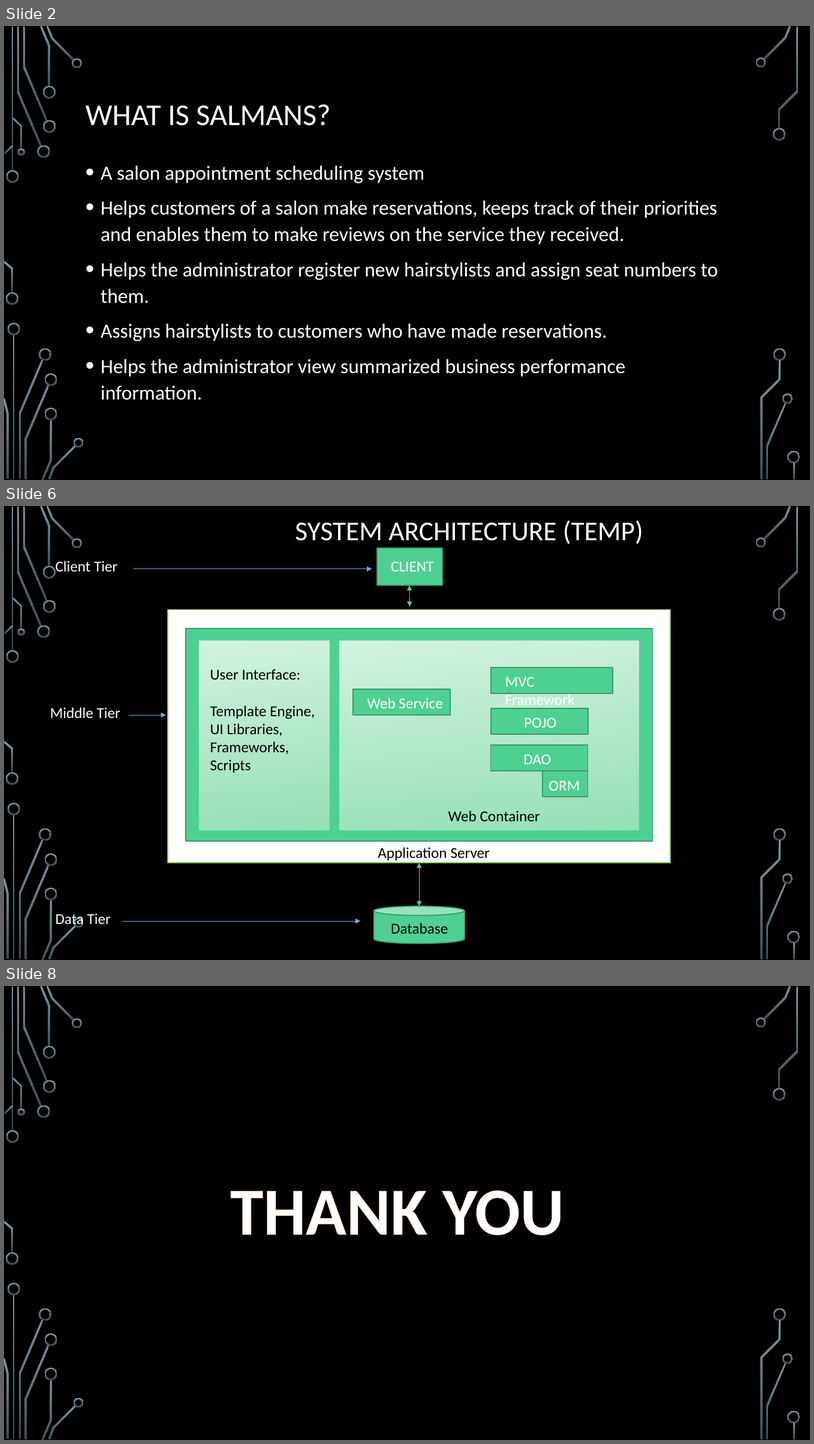
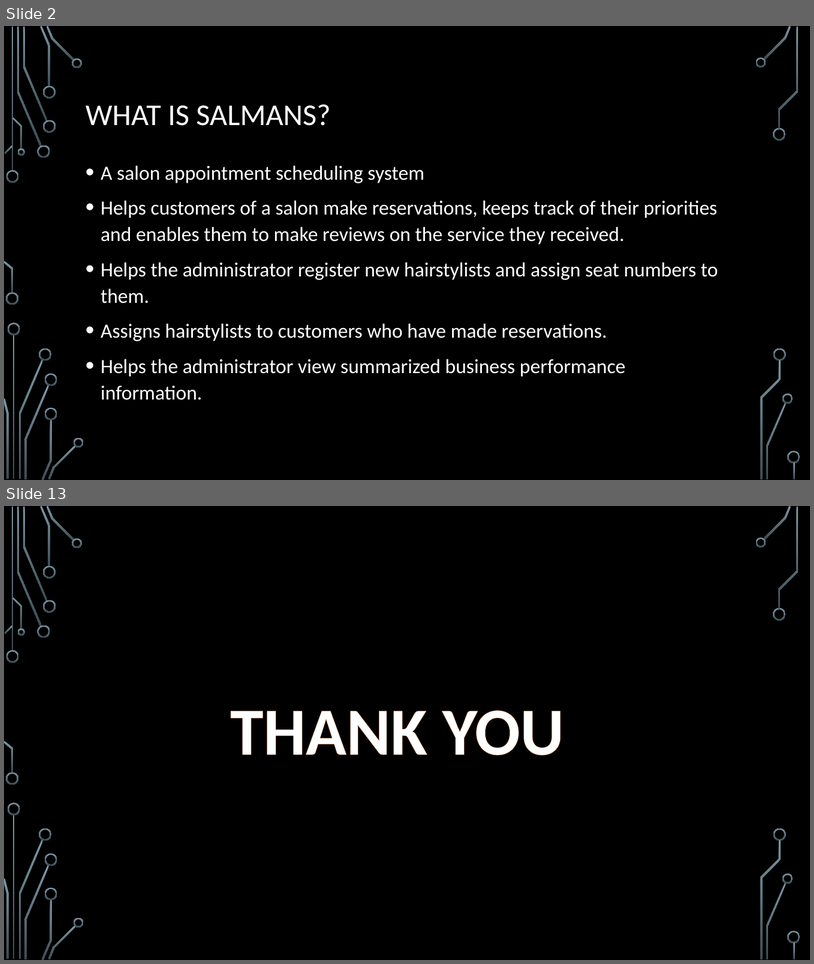
Before and after one commit to JohnLawal/SALMANS, a slide deck: Technical Documentation/projectpresentation.pptx. Shown one above the other, each under a label of ours: slides 2, 6 and 8 before the commit, slides 2 and 13 after it; the slides between them are not shown. The pictures are 814x1444 and 814x964 pixels, drawn with LibreOffice and Linux fonts; fonts in the diff are those of the drawing; background and template pictures are left out. Boxes give left, top, right and bottom in pixels: in the first picture for what was removed or moved away, otherwise in the second. Text is boxed around its words. In the diff, an @@ line names an element or a change of style, - is before the commit and + after.

```diff
--- a/Technical Documentation/projectpresentation.pptx
+++ b/Technical Documentation/projectpresentation.pptx
@@ slide 6 removed at [4,506,810,960], background picture (left out); not listed: 36 template elements that a slide beside it also shows @@
@@ title removed at [295,520,644,544] @@
-SYSTEM ARCHITECTURE (TEMP)
@@ rectangle removed at [377,548,443,585] @@
@@ text removed at [56,561,117,571] @@
-Client Tier
@@ arrow removed from (134, 569) to (372, 569) @@
@@ text removed at [391,561,434,571] @@
-CLIENT
@@ double arrow removed from (410, 585) to (410, 606) @@
@@ text removed at [50,707,120,718] @@
-Middle Tier
@@ arrow removed from (129, 715) to (166, 715) @@
@@ group removed at [168,609,671,862]: 9 rectangles, 8 texts @@
-User Interface:
-Template Engine, UI Libraries,
-Frameworks, Scripts
-MVC Framework
-POJO
-DAO
-Web Container
-Web Service
-ORM
-Application Server
@@ double arrow removed from (420, 863) to (420, 906) @@
@@ text removed at [56,913,111,927] @@
-Data Tier
@@ cylinder removed at [374,906,465,943] @@
@@ arrow removed from (123, 921) to (361, 921) @@
@@ text removed at [391,922,448,933] @@
-Database
@@ what was slide 8 is now slide 13 @@
```
Also in this commit, not shown: 3 slides changed, 7 slides added, 1 other slide removed, 6 other files.
